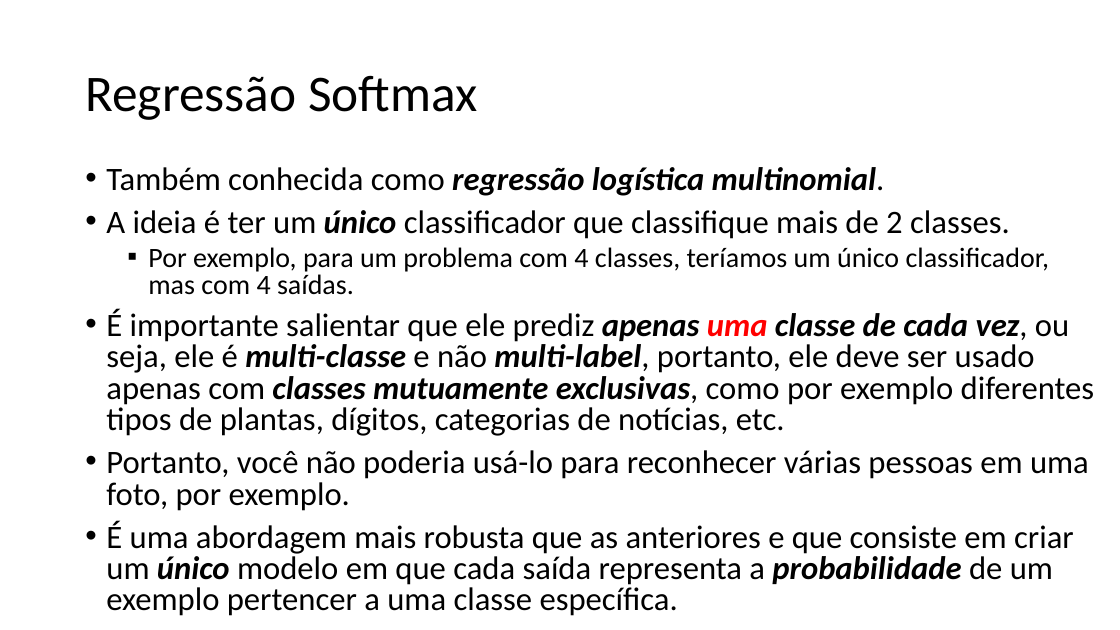
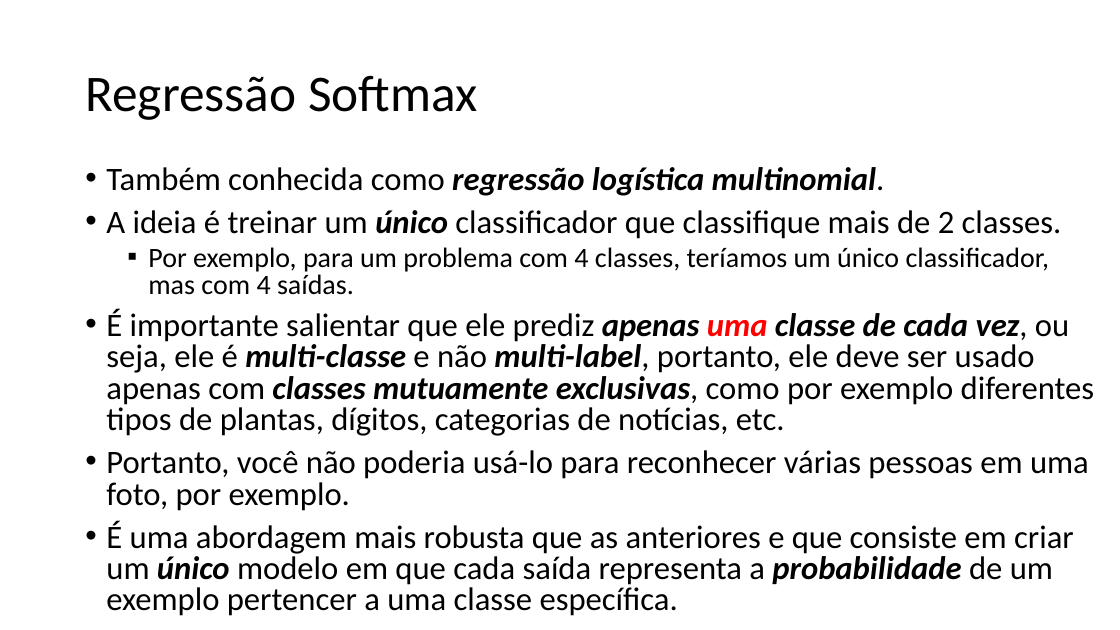
Before and after one commit to zz4fap/t320_aprendizado_de_maquina, a slide deck: slide 8 of slides/T320_Classificação (Parte IV).pptx. Drawn at 1120x630 pixels with LibreOffice and Linux fonts; fonts in the diff are those of the drawing. Boxes give left, top, right and bottom in pixels: in the first picture for what was removed or moved away, otherwise in the second. Text is boxed around its words. In the diff, an @@ line names an element or a change of style, - is before the commit and + after.

```diff
--- a/slides/T320_Classificação (Parte IV).pptx
+++ b/slides/T320_Classificação (Parte IV).pptx
@@ text at [106,210,1062,239]: text changed @@
-• A ideia é ter um único classificador que classifique mais de 2 classes.
+• A ideia é treinar um único classificador que classifique mais de 2 classes.
```
Also in this commit, not shown: 1 other slide changed, 1 other file.
